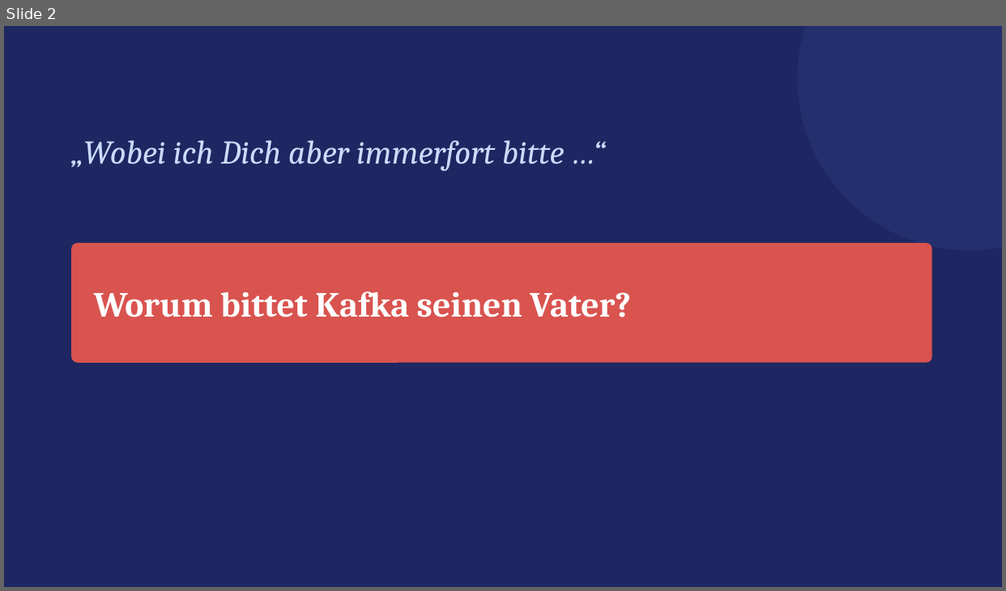
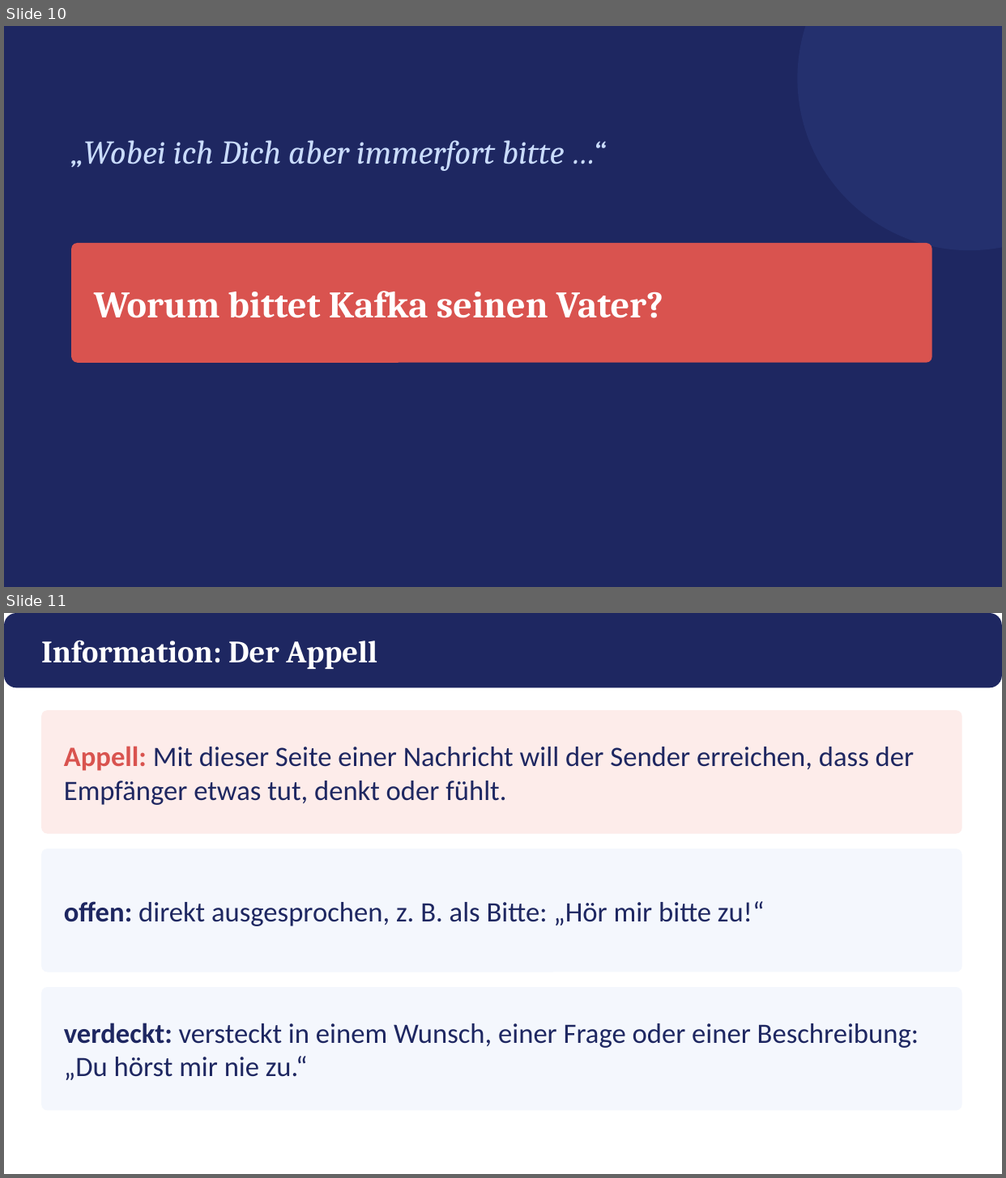
Before and after one commit to golzkonstantin-gif/Schule, a slide deck: Deutsch_11/Kafka_Appell/Praesentation_Kafkas_Appell.pptx. Shown one above the other, each under a label of ours: slide 2 before the commit, slides 10 and 11 after it. The pictures are 1006x591 and 1006x1178 pixels, drawn with LibreOffice and Linux fonts; fonts in the diff are those of the drawing. Boxes give left, top, right and bottom in pixels: in the first picture for what was removed or moved away, otherwise in the second. Text is boxed around its words. In the diff, an @@ line names an element or a change of style, - is before the commit and + after.

```diff
--- a/Deutsch_11/Kafka_Appell/Praesentation_Kafkas_Appell.pptx
+++ b/Deutsch_11/Kafka_Appell/Praesentation_Kafkas_Appell.pptx
@@ slide 11 added at [4,613,1002,1174], background #FFFFFF @@
@@ rounded rectangle added at [4,613,1002,688], fill #1E2761 @@
@@ text added at [41,640,377,669], 30 pt, text #FFFFFF, bold @@
+Information: Der Appell
@@ rounded rectangle added at [41,710,962,834], fill #FDECEA @@
@@ text added at [64,746,914,805], 27 pt, text #1E2761 @@
+Appell: Mit dieser Seite einer Nachricht will der Sender erreichen, dass der Empfänger etwas tut, denkt oder fühlt.
@@ rounded rectangle added at [41,849,962,973], fill #F4F7FD @@
@@ text added at [64,901,765,926], 27 pt, text #1E2761 @@
+offen: direkt ausgesprochen, z. B. als Bitte: „Hör mir bitte zu!“
@@ rounded rectangle added at [41,987,962,1111], fill #F4F7FD @@
@@ text added at [64,1023,918,1080], 27 pt, text #1E2761 @@
+verdeckt: versteckt in einem Wunsch, einer Frage oder einer Beschreibung: „Du hörst mir nie zu.“
@@ what was slide 2 is now slide 10 @@
@@ slide 10 changed as well @@
@@ text "Worum bittet Kafka seinen Vater?" at [94,291,663,318]: size 34 to 36 pt @@
```
Also in this commit, not shown: 6 other slides changed, 9 other slides added, 2 slides removed, 16 other files.
